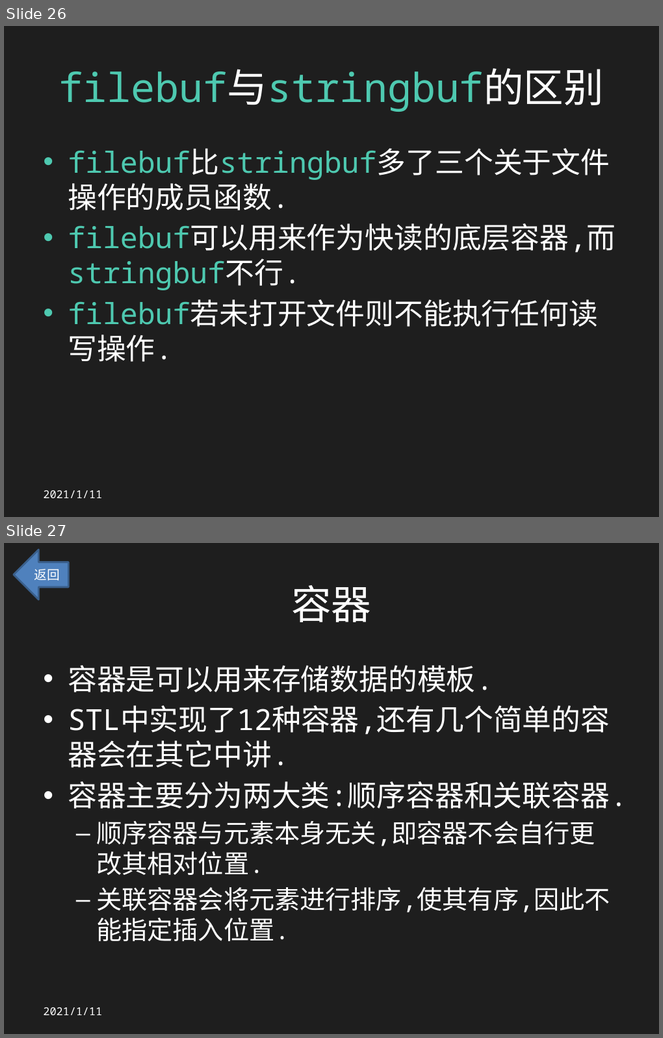
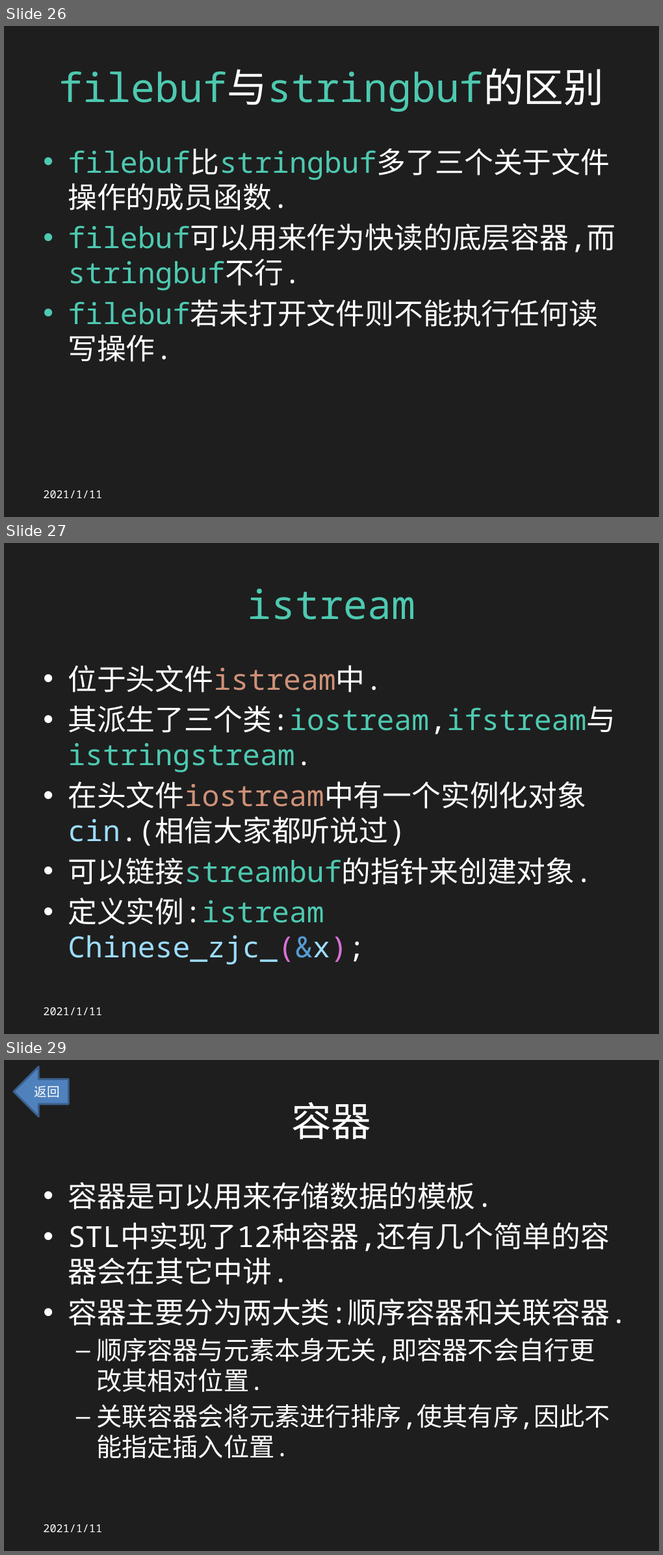
Before and after one commit to Chinesezjc/Solved-Problems, a slide deck: STL.pptx. Shown one above the other, each under a label of ours: slides 26 and 27 before the commit, slides 26, 27 and 29 after it; the slides between them are not shown. The pictures are 663x1038 and 663x1555 pixels, drawn with LibreOffice and Linux fonts; fonts in the diff are those of the drawing. Boxes give left, top, right and bottom in pixels: in the first picture for what was removed or moved away, otherwise in the second. Text is boxed around its words. In the diff, an @@ line names an element or a change of style, - is before the commit and + after.

Commit message:
Chinese_zjc_

```diff
--- a/STL.pptx
+++ b/STL.pptx
@@ slide 27 added at [4,543,659,1034], background #1E1E1E @@
@@ title added at [248,589,416,620], 44 pt, text #4EC9B0 @@
+istream
@@ text added at [68,665,616,965], 32 pt, text #FFFFFF @@
+• 位于头文件istream中.
+• 其派生了三个类:iostream,ifstream与istringstream.
+• 在头文件iostream中有一个实例化对象cin.(相信大家都听说过)
+• 可以链接streambuf的指针来创建对象.
+• 定义实例:istream Chinese_zjc_(&x);
@@ text added at [43,1008,102,1016], 12 pt, text #FFFFFF @@
+2021/1/11
@@ what was slide 27 is now slide 29 @@
```
Also in this commit, not shown: 3 slides changed, 1 other slide added.
